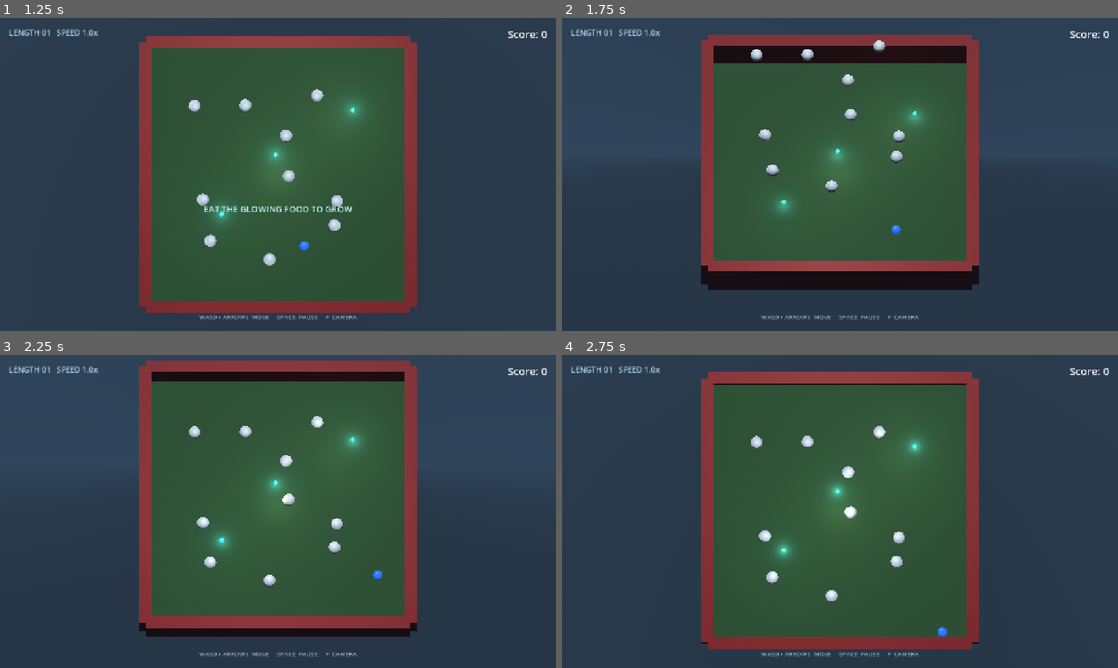
Above: before the commit, frames 1-4 (two rows, left to right).
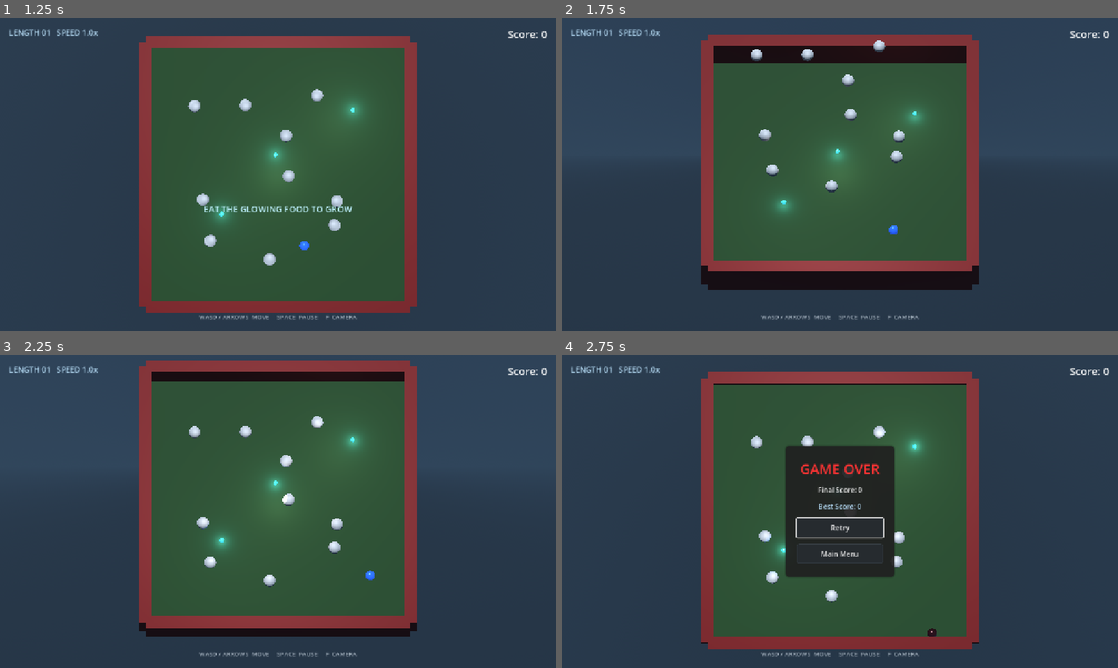
Above: after the commit, the same moments.

Repository: bluehexagons/snakeproject
Game: Godot game, scene res://scenes/main_menu.tscn
Two runs of this game, one before a commit and one after it. Both use one fixed random seed, a clock stepped at 60 frames per second and the inputs below.
Inputs:
- Up to frame 1 (1.25 s): click "New Game" at 0.5 s
- Up to frame 2 (1.75 s): hold D (move_right) from 1.28 s (still down); hold F (toggle_camera_angle) from 1.28 s (still down)
- Up to frame 3 (2.25 s): release D (move_right) at 2.03 s; release F (toggle_camera_angle) at 2.03 s; hold S (move_down) from 2.03 s (still down); tap F (toggle_camera_angle) at 2.1 s
- Up to frame 4 (2.75 s): keep holding S (move_down)

Frame 1 is identical in both runs. In frame 2, less than 0.1% of the frame differs, in the area x 58-61%, y 66-70%; in frame 3, less than 0.1%; in frame 4, 8.2%, in the area x 40-70%, y 28-90%.

Commit message:
Restore solid snake segments and tune steering

Diff:
--- a/project.godot
+++ b/project.godot
@@ -74,6 +74,14 @@
 ]
 }
 
+[layer_names]
+
+3d_physics/layer_1="Ground"
+3d_physics/layer_2="Rocks"
+3d_physics/layer_3="Head"
+3d_physics/layer_4="Body"
+3d_physics/layer_5="Walls"
+
 [physics]
 
 3d/run_on_separate_thread=false
--- a/scenes/barrier.tscn
+++ b/scenes/barrier.tscn
@@ -16,6 +16,7 @@
 size = Vector3(1, 3, 1)
 
 [node name="Barrier" type="StaticBody3D" groups=["barrier", "dangerous"]]
+collision_layer = 16
 
 [node name="MeshInstance3D" type="MeshInstance3D" parent="."]
 transform = Transform3D(1, 0, 0, 0, 1, 0, 0, 0, 1, 0, 1.5, 0)
--- a/scenes/segment.tscn
+++ b/scenes/segment.tscn
@@ -23,14 +23,9 @@
 radius = 0.35
 
 [node name="Segment" type="RigidBody3D" groups=["physics_object", "segment"]]
-collision_layer = 2
-collision_mask = 7
-gravity_scale = 1.0
-max_contacts_reported = 4
-contact_monitor = true
-continuous_cd = false
+collision_layer = 0
+collision_mask = 0
 can_sleep = false
-freeze_mode = 1
 script = ExtResource("1_script")
 
 [node name="MeshInstance3D" type="MeshInstance3D" parent="."]
--- a/scripts/game_manager.gd
+++ b/scripts/game_manager.gd
@@ -146,7 +146,7 @@
 		"physics_ticks_per_second": Engine.physics_ticks_per_second,
 		"debug_build": OS.is_debug_build(),
 		"max_bodies": DebugTelemetry.MAX_BODIES,
-		"max_contacts_reported": PhysicsObject.MAX_CONTACTS,
+		"max_contacts_reported": Player.HEAD_MAX_CONTACTS,
 		"random_seed": DEBUG_RANDOM_SEED,
 	})
 
@@ -499,7 +499,7 @@
 			var restored_point = _vector_from_data(point)
 			# Segment restore repairs fallen pieces; repair their path too so
 			# the next physics tick cannot send them underground again.
-			restored_point.y = 0.35
+			restored_point.y = SegmentConstants.CENTER_HEIGHT
 			player.trail.append(restored_point)
 
 	var saved_rocks: Variant = save_data.get("rocks", [])
--- a/scripts/game_state.gd
+++ b/scripts/game_state.gd
@@ -145,6 +145,8 @@
 			return false
 		if segment_data.has("growth") and not _is_finite_number(segment_data.growth):
 			return false
+		if segment_data.has("is_dangerous") and not segment_data.is_dangerous is bool:
+			return false
 		for key in ["physics_pos", "visual_pos", "velocity"]:
 			if segment_data.has(key) and not is_valid_saved_vector(segment_data.get(key)):
 				return false
--- a/scripts/gameplay_test.gd
+++ b/scripts/gameplay_test.gd
@@ -2,6 +2,7 @@
 
 const MAIN = preload("res://scenes/main.tscn")
 const FOOD = preload("res://scenes/food.tscn")
+const ROCK = preload("res://scenes/rock.tscn")
 var failed = false
 
 func check(condition: bool, message: String) -> void:
@@ -63,11 +64,17 @@
 				max_link = maxf(max_link, segment.global_position.distance_to(segment.target.global_position))
 		Input.action_release(action)
 	check(not player.has_lost, "Normal steering unexpectedly killed the player")
-	check(max_link < 1.0, "Body detached during a turn: %f" % max_link)
+	# Contact can temporarily stretch a link while a new piece rounds a corner.
+	check(max_link < 1.25, "Body stretched too far during a turn: %f" % max_link)
 	check(max_step < 0.3, "Tail teleported during movement: %f" % max_step)
-	for frame in 60:
-		await get_tree().physics_frame
-	check(player.linear_velocity.length() < 0.2, "Player did not stop after releasing input")
+	for frame in 15:
+		await get_tree().physics_frame
+	check(player.linear_velocity.length() < 0.2, "Player did not brake promptly after releasing input")
+	for frame in 45:
+		await get_tree().physics_frame
+	for segment in player.segments:
+		check(segment.collision_layer == PhysicsConstants.LAYER_SEGMENT, "A grown segment never became solid after moving clear")
+		check(segment.global_position.distance_to(segment.target.global_position) < 1.0, "Body did not close up after braking")
 	main.notification(NOTIFICATION_APPLICATION_FOCUS_OUT)
 	check(main.is_paused and GameState.has_saved_game(), "Focus loss did not pause and save the run")
 	check(main.ui.get_node("PauseMenu/VBoxContainer/ResumeButton").has_focus(), "Pause menu has no keyboard focus")
@@ -120,6 +127,7 @@
 	check(not player.has_lost, "Intentional inactivity killed the player")
 	for segment in player.segments:
 		check(segment.position.y > 0.3 and is_equal_approx(segment.current_scale, 1.0), "Resumed body disappeared or failed to finish growth")
+		check(segment.collision_layer == PhysicsConstants.LAYER_SEGMENT, "Resumed body stayed intangible")
 	# Real wall contact must still end the session once, and prevent more food.
 	Input.action_press("move_right")
 	for frame in 240:
@@ -131,12 +139,93 @@
 	check(not GameState.has_saved_game() and not FileAccess.file_exists(GameState.save_file_path + ".bak"), "Game over retained a resumable dead session")
 	main.free()
 	Engine.time_scale = 1.0
+	await _check_body_contacts()
 	_check_empty_food_resume()
 	_check_crowded_food_refill()
 	print("Gameplay regression: max link %.3f, max tail step %.3f" % [max_link, max_step])
 	if not failed:
 		print("Gameplay regression passed")
 	get_tree().quit(1 if failed else 0)
+
+func _check_body_contacts() -> void:
+	var fixture = {
+		"score": 10,
+		"player_state": {
+			"position": {"x": 0, "y": 0.4, "z": 0},
+			"segments": [{"position": {"x": -0.8, "y": 0.35, "z": 0}, "growth": 1.0}],
+		},
+		"food_positions": [{"x": 6, "y": 0, "z": 6}],
+	}
+	check(GameState.save_game_state(fixture), "Failed to write body collision fixture")
+	var main = MAIN.instantiate()
+	add_child(main)
+	var player: Player = main.player
+	var segment: Segment = player.segments[0]
+	for frame in 10:
+		await get_tree().physics_frame
+	check(segment.collision_layer == PhysicsConstants.LAYER_SEGMENT, "A mature segment never became solid")
+
+	# A rock approaches the body from the side, outside the head's reach.
+	var rock: Rock = ROCK.instantiate()
+	main.gameplay_container.add_child(rock)
+	rock.restore_from_save_data({"position": {"x": -0.8, "y": 0.5, "z": -1.1}})
+	rock.linear_velocity = Vector3.BACK * 5.0
+	var rock_touched_body = false
+	var body_deflection = 0.0
+	for frame in 25:
+		await get_tree().physics_frame
+		rock_touched_body = rock_touched_body or rock.get_colliding_bodies().has(segment)
+		body_deflection = maxf(body_deflection, segment.position.z)
+	check(rock_touched_body and body_deflection > 0.02, "A moving rock passed through the body without deflecting it")
+	rock.queue_free()
+
+	# Reversing into a blue piece should produce contact without ending the run.
+	var touched_own_body = false
+	Input.action_press("move_left")
+	for frame in 18:
+		await get_tree().physics_frame
+		touched_own_body = touched_own_body or player.get_colliding_bodies().has(segment)
+	Input.action_release("move_left")
+	check(touched_own_body and not player.has_lost, "Reversing into a blue piece failed to produce a safe collision")
+	check(player.position.x > segment.position.x, "The head crossed through the solid body piece")
+	Input.action_press("move_down")
+	var turn_start = player.position
+	for frame in 16:
+		await get_tree().physics_frame
+	Input.action_release("move_down")
+	check(player.position.z - turn_start.z > 0.6, "Steering could not pull the head away from its body after contact")
+
+	# A body piece pushed into a wall becomes a visible, persistent hazard.
+	var wall_piece: Segment = Player.SEGMENT_SCENE.instantiate()
+	wall_piece.position = Vector3(10, 0.35, -3)
+	main.gameplay_container.add_child(wall_piece)
+	wall_piece.init_with_growth(1.0)
+	for frame in 3:
+		await get_tree().physics_frame
+	wall_piece.set_path_target(Vector3(11, 0.35, -3), 1.0)
+	for frame in 30:
+		await get_tree().physics_frame
+	check(wall_piece.is_dangerous and wall_piece.is_in_group("dangerous"), "Wall contact did not turn a body piece dangerous")
+	fixture.player_state.segments[0].is_dangerous = wall_piece.get_save_data().is_dangerous
+	main.free()
+
+	check(GameState.save_game_state(fixture), "Failed to write dangerous segment fixture")
+	main = MAIN.instantiate()
+	add_child(main)
+	player = main.player
+	check(player.segments[0].is_dangerous, "A dangerous segment lost its state on resume")
+	for frame in 10:
+		await get_tree().physics_frame
+	Input.action_press("move_left")
+	for frame in 18:
+		await get_tree().physics_frame
+		if main.is_game_over:
+			break
+	Input.action_release("move_left")
+	check(main.is_game_over, "Head contact with a red body piece did not end the run")
+	main.free()
+	Engine.time_scale = 1.0
+	check(GameState.delete_save_game(), "Failed to clear body collision fixture")
 
 func _check_empty_food_resume() -> void:
 	var fixture = {
--- a/scripts/physics_constants.gd
+++ b/scripts/physics_constants.gd
@@ -29,11 +29,12 @@
 const MATERIAL_PLAYER = "player"
 const MATERIAL_ROCK = "rock"
 
-const LAYER_DEFAULT = 0b001  # Ground and static objects
-const LAYER_PHYSICAL = 0b010  # Movable objects (rocks, segments)
-const LAYER_PLAYER = 0b100   # Player and anything that should collide with everything
-
-const MASK_PHYSICAL = 0b111
+const LAYER_DEFAULT = 0b0001  # Ground
+const LAYER_PHYSICAL = 0b0010  # Rocks
+const LAYER_PLAYER = 0b0100
+const LAYER_SEGMENT = 0b1000
+const LAYER_BARRIER = 0b10000
+const LAYER_ARENA = LAYER_DEFAULT | LAYER_BARRIER
 
 const ROCK_MAX_CONTACTS = 4
 
--- a/scripts/player.gd
+++ b/scripts/player.gd
@@ -13,13 +13,16 @@
 const SPEED_BOOST_BASE = 1.0
 const BONUS_SPEED_PER_FEED = 0.025
 const MAX_SPEED_BOOST = 1.5
-const DIRECT_ACCELERATION = 40.0
+const DRIVE_ACCELERATION = 32.0
+const BRAKE_ACCELERATION = 55.0
+const TURN_ACCELERATION = 65.0
 const DIGESTION_DURATION = 0.16
 const TRAIL_STEP = 0.08
 const PICKUP_RADIUS = 0.8
 const PICKUP_IMPULSE = 2.5
 const MAX_PICKUP_BOOST = 4.0
 const PICKUP_BOOST_DECAY = 10.0
+const HEAD_MAX_CONTACTS = 12
 
 var facing_direction: Vector3 = Vector3.FORWARD
 var segments: Array[Segment] = []
@@ -42,7 +45,8 @@
 	super()
 	material_type = PhysicsConstants.MATERIAL_PLAYER
 	collision_layer = PhysicsConstants.LAYER_PLAYER
-	collision_mask = PhysicsConstants.LAYER_DEFAULT | PhysicsConstants.LAYER_PHYSICAL
+	collision_mask = PhysicsConstants.LAYER_ARENA | PhysicsConstants.LAYER_PHYSICAL | PhysicsConstants.LAYER_SEGMENT
+	max_contacts_reported = HEAD_MAX_CONTACTS
 	continuous_cd = true
 	lock_rotation = true
 	linear_damp = 0.0
@@ -70,7 +74,7 @@
 		if not input_dir.is_zero_approx():
 			has_started_moving = true
 		_collect_food()
-	_update_body()
+	_update_body(delta)
 	if is_digesting:
 		digestion_timer += delta
 		var progress = minf(digestion_timer / DIGESTION_DURATION, 1.0)
@@ -106,8 +110,8 @@
 	previous_pickup_position = global_position
 	pickup_position_initialized = true
 
-func _update_body() -> void:
-	var head = Vector3(global_position.x, 0.35, global_position.z)
+func _update_body(delta: float) -> void:
+	var head = Vector3(global_position.x, SegmentConstants.CENTER_HEIGHT, global_position.z)
 	if trail.is_empty():
 		trail.append(head)
 	if head.distance_to(trail[0]) >= TRAIL_STEP:
@@ -127,16 +131,16 @@
 			var length = path[edge].distance_to(path[edge + 1])
 			destination = path[edge].lerp(path[edge + 1], (wanted - traversed) / maxf(length, 0.0001))
 		# With no older path, new growth stays at the tail until we move.
-		segments[index].follow_path(destination)
+		segments[index].set_path_target(destination, delta)
 	var keep = maxi(edge + 3, 3)
 	if trail.size() > keep:
 		trail.resize(keep)
 
 func rebuild_trail() -> void:
 	trail.clear()
-	trail.append(Vector3(global_position.x, 0.35, global_position.z))
+	trail.append(Vector3(global_position.x, SegmentConstants.CENTER_HEIGHT, global_position.z))
 	for segment in segments:
-		trail.append(Vector3(segment.global_position.x, 0.35, segment.global_position.z))
+		trail.append(Vector3(segment.global_position.x, SegmentConstants.CENTER_HEIGHT, segment.global_position.z))
 	previous_pickup_position = global_position
 	pickup_position_initialized = true
 	reset_physics_interpolation()
@@ -147,15 +151,12 @@
 	var segment: Segment = SEGMENT_SCENE.instantiate()
 	var leader: Node3D = self if segments.is_empty() else segments.back()
 	var spawn_pos = saved_pos if use_saved_position else leader.global_position
-	spawn_pos.y = 0.35
+	spawn_pos.y = SegmentConstants.CENTER_HEIGHT
 	segment.position = spawn_pos
 	get_parent().add_child(segment)
 	segment.target = leader
 	segment.init_with_growth(growth_state)
 	segments.append(segment)
-	for index in segments.size():
-		segments[index].chain_index = index
-		segments[index].chain_length = segments.size()
 	segment.reset_physics_interpolation()
 	return segment
 
@@ -245,8 +246,7 @@
 				break
 	var horizontal = Vector3(state.linear_velocity.x, 0.0, state.linear_velocity.z)
 	pickup_speed_bonus = move_toward(pickup_speed_bonus, 0.0, PICKUP_BOOST_DECAY * state.step)
-	var desired = input_dir * (max_speed + pickup_speed_bonus) if not has_lost else Vector3.ZERO
-	horizontal = horizontal.move_toward(desired, DIRECT_ACCELERATION * state.step)
+	horizontal = _drive_velocity(horizontal, state.step)
 	state.linear_velocity = Vector3(horizontal.x, state.linear_velocity.y, horizontal.z)
 	if pending_pickup_impulse > 0.0 and not has_lost:
 		var direction = horizontal.normalized() if horizontal.length_squared() > 0.01 else facing_direction
@@ -258,3 +258,16 @@
 	if horizontal.length_squared() > 0.01:
 		facing_direction = horizontal.normalized()
 	physics_pos = state.transform.origin
+
+func _drive_velocity(velocity: Vector3, step: float) -> Vector3:
+	if has_lost or input_dir.is_zero_approx():
+		return velocity.move_toward(Vector3.ZERO, BRAKE_ACCELERATION * step)
+
+	var direction = input_dir.normalized()
+	var forward_speed = velocity.dot(direction)
+	var lateral = velocity - direction * forward_speed
+	var target_speed = (max_speed + pickup_speed_bonus) * input_dir.length()
+	var acceleration = BRAKE_ACCELERATION if forward_speed < 0.0 or forward_speed > target_speed else DRIVE_ACCELERATION
+	forward_speed = move_toward(forward_speed, target_speed, acceleration * step)
+	lateral = lateral.move_toward(Vector3.ZERO, TURN_ACCELERATION * step)
+	return (direction * forward_speed + lateral).limit_length(max_speed + MAX_PICKUP_BOOST)
--- a/scripts/rock.gd
+++ b/scripts/rock.gd
@@ -30,7 +30,7 @@
 	linear_damp = settings.linear_damp
 	angular_damp = settings.angular_damp
 	collision_layer = PhysicsConstants.LAYER_PHYSICAL
-	collision_mask = PhysicsConstants.LAYER_DEFAULT | PhysicsConstants.LAYER_PHYSICAL | PhysicsConstants.LAYER_PLAYER
+	collision_mask = PhysicsConstants.LAYER_ARENA | PhysicsConstants.LAYER_PHYSICAL | PhysicsConstants.LAYER_PLAYER | PhysicsConstants.LAYER_SEGMENT
 	contact_monitor = true
 	max_contacts_reported = PhysicsConstants.ROCK_MAX_CONTACTS
 	continuous_cd = false
--- a/scripts/segment.gd
+++ b/scripts/segment.gd
@@ -1,54 +1,100 @@
 extends "res://scripts/physics_object.gd"
 class_name Segment
 
-# Body pieces are path followers. They never participate in the rigid-body
-# solver, so growth cannot fall through the floor or kick the head around.
+const FOLLOW_GAIN = 22.0
+const FOLLOW_ACCELERATION = 180.0
+const MAX_FOLLOW_SPEED = 18.0
+const BODY_MASS = 0.6
+const SOLID_MASK = PhysicsConstants.LAYER_BARRIER | PhysicsConstants.LAYER_PHYSICAL | PhysicsConstants.LAYER_PLAYER | PhysicsConstants.LAYER_SEGMENT
+
 var target: Node3D
-var chain_index: int = 0
-var chain_length: int = 1
 var growth_timer: float = 0.0
-var is_growing: bool = true
 var is_dangerous: bool = false
+var path_target: Vector3
+var path_velocity: Vector3
 
 func _ready() -> void:
 	super()
+	path_target = global_position
 	freeze = true
 	gravity_scale = 0.0
-	collision_layer = 0
-	collision_mask = 0
-	contact_monitor = false
+	mass = BODY_MASS
+	axis_lock_linear_y = true
+	lock_rotation = true
+	continuous_cd = true
+	linear_damp = 0.0
+	physics_material_override.friction = 0.0
+	physics_material_override.bounce = 0.0
 	apply_color(SegmentConstants.SAFE_COLOR, SegmentConstants.SAFE_COLOR, 0.4)
 	init_with_growth(0.0)
 
 func init_with_growth(growth: float) -> void:
 	growth_timer = clampf(growth, 0.0, 1.0) * SegmentConstants.GROWTH_DURATION
-	is_growing = growth_timer < SegmentConstants.GROWTH_DURATION
 	_update_growth()
 
 func _physics_process(delta: float) -> void:
 	growth_timer = minf(growth_timer + delta, SegmentConstants.GROWTH_DURATION)
-	is_growing = growth_timer < SegmentConstants.GROWTH_DURATION
 	_update_growth()
+	if freeze:
+		global_position = global_position.move_toward(path_target, MAX_FOLLOW_SPEED * delta)
+		if growth_timer >= SegmentConstants.GROWTH_DURATION:
+			_enable_collisions_if_clear()
+	physics_pos = global_position
+	visual_pos = global_position
 
 func _update_growth() -> void:
 	current_scale = lerpf(SegmentConstants.INITIAL_SCALE, 1.0, growth_timer / SegmentConstants.GROWTH_DURATION)
 	mesh_instance.scale = Vector3.ONE * current_scale
 
-func follow_path(destination: Vector3) -> void:
-	global_position = destination
-	physics_pos = destination
-	visual_pos = destination
+func set_path_target(destination: Vector3, delta: float) -> void:
+	path_velocity = (destination - path_target) / delta
+	path_target = destination
 
-func _integrate_forces(_state: PhysicsDirectBodyState3D) -> void:
-	pass
+func _enable_collisions_if_clear() -> void:
+	# Growth can start inside the tail, even after a stationary segment has
+	# finished growing. Wait for room before introducing its full collider.
+	var query = PhysicsShapeQueryParameters3D.new()
+	query.shape = collision_shape.shape
+	query.transform = collision_shape.global_transform
+	query.collision_mask = SOLID_MASK
+	if get_world_3d().direct_space_state.intersect_shape(query, 1).is_empty():
+		collision_layer = PhysicsConstants.LAYER_SEGMENT
+		collision_mask = SOLID_MASK
+		freeze = false
+		linear_velocity = path_velocity.limit_length(MAX_FOLLOW_SPEED)
+
+func _integrate_forces(state: PhysicsDirectBodyState3D) -> void:
+	if DebugTelemetry.enabled:
+		DebugTelemetry.record_contacts(self, state)
+	var error = path_target - state.transform.origin
+	error.y = 0.0
+	# Follow the moving path slot and correct any displacement from contact.
+	var desired = (path_velocity + error * FOLLOW_GAIN).limit_length(MAX_FOLLOW_SPEED)
+	state.linear_velocity = state.linear_velocity.move_toward(desired, FOLLOW_ACCELERATION * state.step)
+	if is_dangerous:
+		return
+	for index in state.get_contact_count():
+		var collider = state.get_contact_collider_object(index)
+		if collider is Node and collider.is_in_group("barrier"):
+			make_dangerous()
+			break
+
+func make_dangerous() -> void:
+	is_dangerous = true
+	add_to_group("dangerous")
+	apply_color(SegmentConstants.DANGER_COLOR, SegmentConstants.DANGER_COLOR, 0.6)
 
 func get_save_data() -> Dictionary:
 	var data = super.get_save_data()
 	data["growth"] = growth_timer / SegmentConstants.GROWTH_DURATION
+	data["is_dangerous"] = is_dangerous
 	return data
 
 func init_from_save_data(data: Dictionary) -> void:
 	global_position = _vector_from_data(data.get("position"), global_position)
-	global_position.y = 0.35
+	global_position.y = SegmentConstants.CENTER_HEIGHT
+	path_target = global_position
 	init_with_growth(float(data.get("growth", 1.0)))
+	if data.get("is_dangerous", false):
+		make_dangerous()
 	reset_physics_interpolation()
--- a/scripts/segment_constants.gd
+++ b/scripts/segment_constants.gd
@@ -4,4 +4,6 @@
 const GROWTH_DURATION = 0.33
 const INITIAL_SCALE = 0.4
 const TARGET_DISTANCE = 0.8
+const CENTER_HEIGHT = 0.35
 const SAFE_COLOR = Color(0.3, 0.8, 1.0, 1.0)
+const DANGER_COLOR = Color(0.9, 0.2, 0.2, 1.0)
